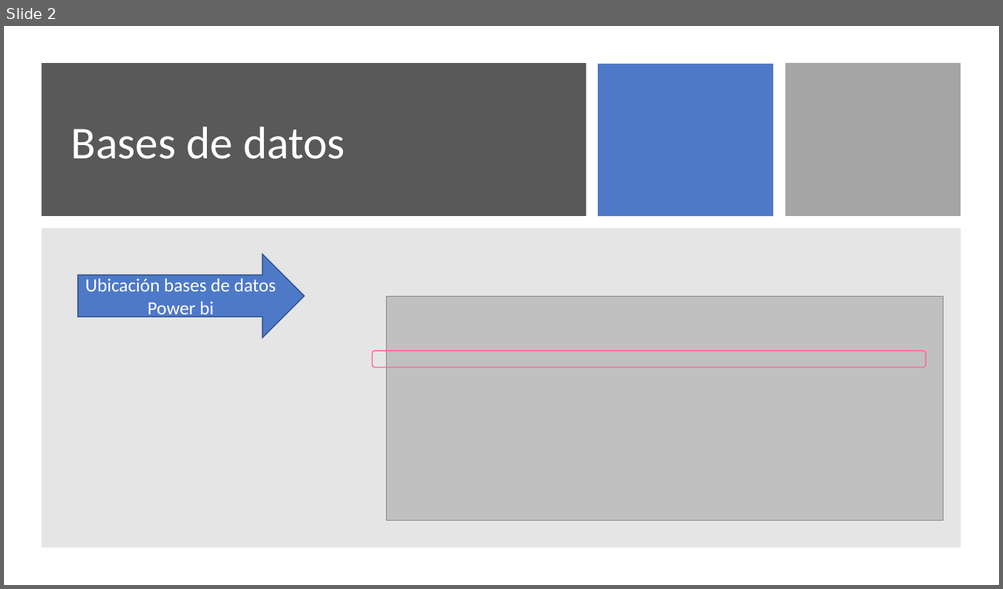
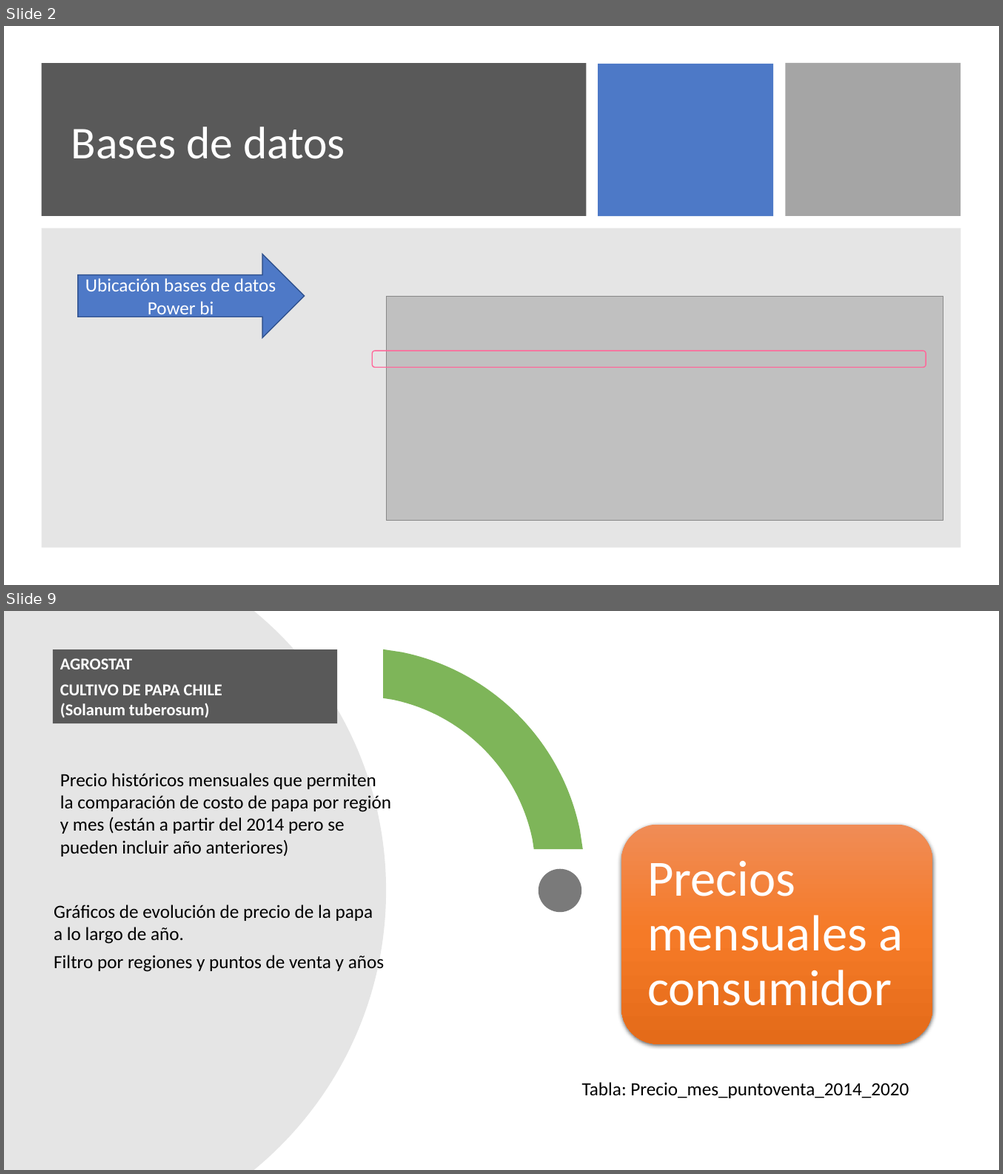
Before and after one commit to Sud-Austral/DATA-AGRO, a slide deck: DATAAGRO_papa/Power Bi_PAPA.pptx. Shown one above the other, each under a label of ours: slide 2 before the commit, slides 2 and 9 after it; the slides between them are not shown. The pictures are 1003x589 and 1003x1174 pixels, drawn with LibreOffice and Linux fonts; fonts in the diff are those of the drawing; grey boxes stand for pictures. Boxes give left, top, right and bottom in pixels: in the first picture for what was removed or moved away, otherwise in the second. Text is boxed around its words. In the diff, an @@ line names an element or a change of style, - is before the commit and + after.

```diff
--- a/DATAAGRO_papa/Power Bi_PAPA.pptx
+++ b/DATAAGRO_papa/Power Bi_PAPA.pptx
@@ slide 9 added at bbox=[4, 611, 999, 1170], background #FFFFFF @@
@@ freeform shape added at bbox=[4, 611, 386, 1170], fill #808080 at 20% opacity @@
@@ rectangle added at bbox=[53, 649, 337, 723], fill #595959, 16 pt, text #FFFFFF, bold @@
+AGROSTAT
+CULTIVO DE PAPA CHILE
+(Solanum tuberosum)
@@ freeform shape added at bbox=[383, 649, 583, 849], fill #70AD47 at 90% opacity @@
@@ text added at bbox=[60, 773, 391, 857], 18 pt, text #000000 @@
+Precio históricos mensuales que permiten la comparación de costo de papa por región y mes (están a partir del 2014 pero se pueden incluir año anteriores)
@@ rounded rectangle added at bbox=[621, 824, 932, 1045], fill gradient #F18C57 to #F67B28 to #E56C19 @@
@@ ellipse added at bbox=[538, 869, 581, 912], fill #595959 at 80% opacity @@
@@ text added at bbox=[647, 861, 903, 1006], 49 pt, text #FFFFFF @@
+Precios mensuales a consumidor
@@ text added at bbox=[54, 905, 384, 972], 18 pt, text #000000 @@
+Gráficos de evolución de precio de la papa a lo largo de año.
+Filtro por regiones y puntos de venta y años
@@ text added at bbox=[582, 1082, 908, 1099], 18 pt, text #000000 @@
+Tabla: Precio_mes_puntoventa_2014_2020
```
Also in this commit, not shown: 1 slide changed, 11 other slides added, 30 slides removed, 7 other files.
